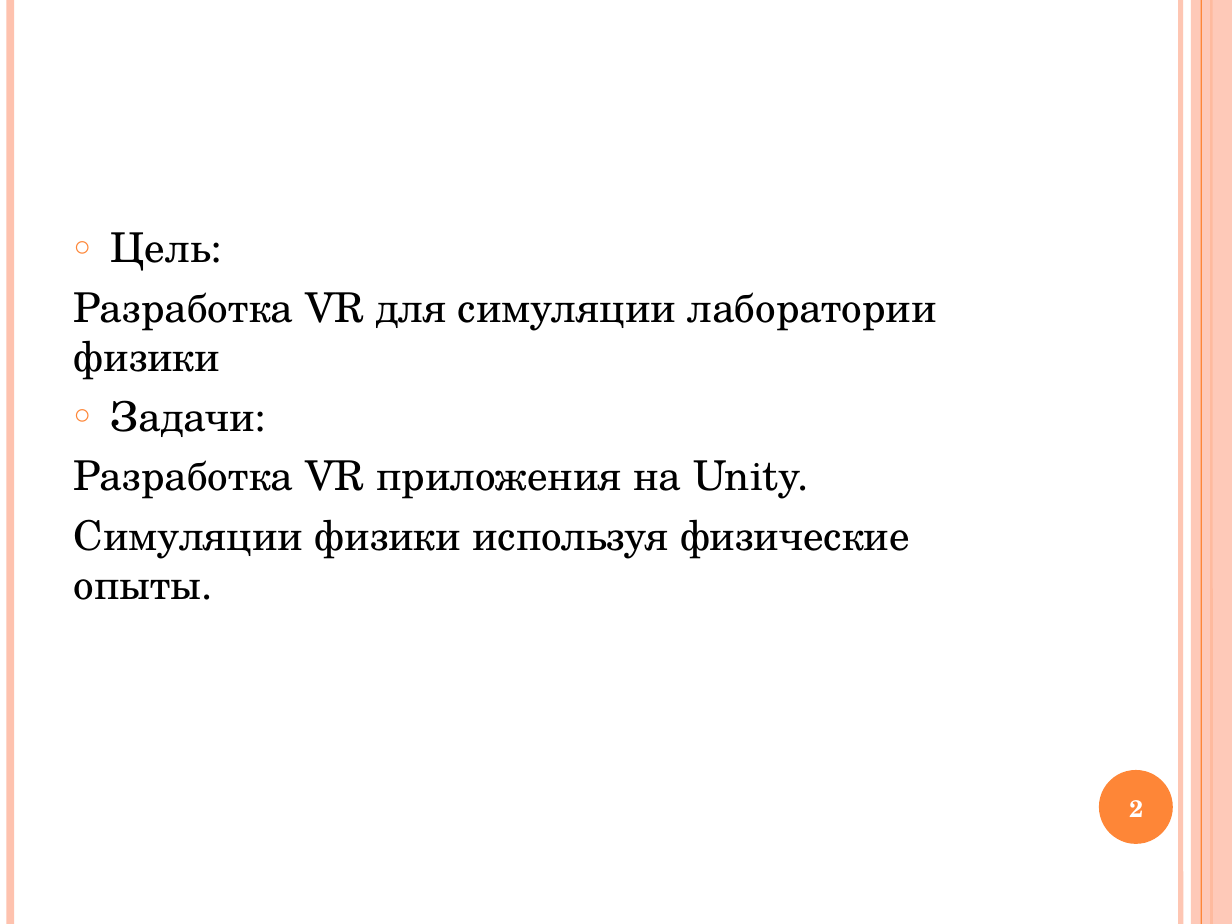
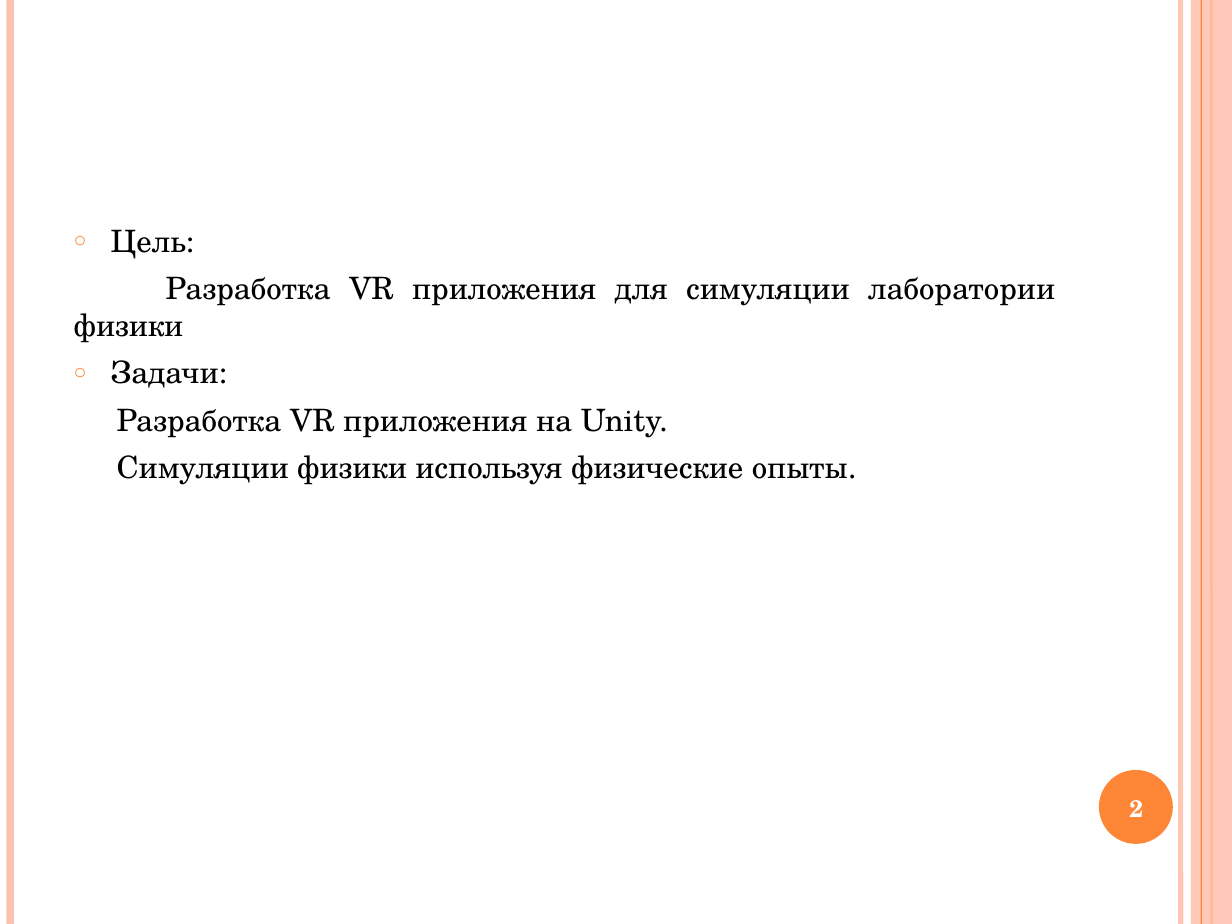
Before and after one commit to VSobolenko/VR-StudyRoom, a slide deck: slide 2 of Диплом - Приложение Unity VR/Презентация.pptx. Drawn at 1232x924 pixels with LibreOffice and Linux fonts; fonts in the diff are those of the drawing. Boxes give left, top, right and bottom in pixels: in the first picture for what was removed or moved away, otherwise in the second. Text is boxed around its words. In the diff, an @@ line names an element or a change of style, - is before the commit and + after.

```diff
--- a/Диплом - Приложение Unity VR/Презентация.pptx
+++ b/Диплом - Приложение Unity VR/Презентация.pptx
@@ text at bbox=[111, 229, 848, 485]: size 24 to 18 pt in "Цель:", "Задачи:", "Разработка VR приложения на Unity.", "Симуляции физики используя физические опыты."; alignment left to justified @@
@@ text at bbox=[74, 276, 1055, 343]: text changed; size 24 to 18 pt @@
-Разработка VR для симуляции лаборатории физики
+Разработка VR приложения для симуляции лаборатории физики
```
Also in this commit, not shown: 6 other slides changed, 2 slides removed, 5 other files.
